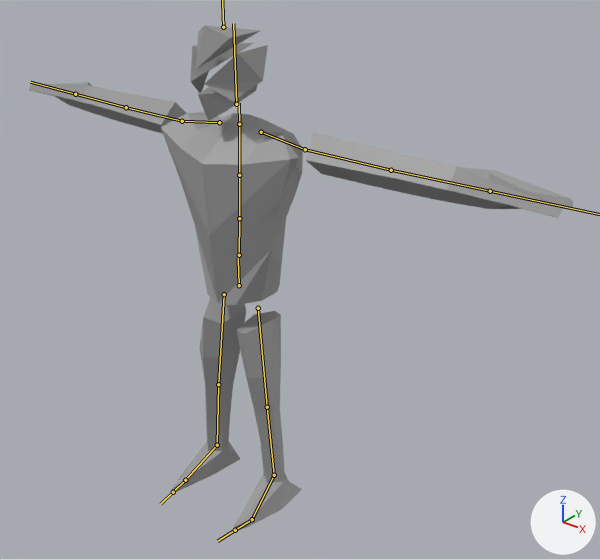
The glTF model glb_imports/8164_meshes.glb as it was, and as the next commit left it.
Rendered twice from a 50 mm lens placed at (24.1, -25.8, 29.6), pointed at (3.8, -0.4, 13.8). Arrows for +X, +Y and +Z are at lower right; the lights stay in place. The bones that bend it are drawn over the model as lines.

Names of what the first picture shows: 'Body.001'.
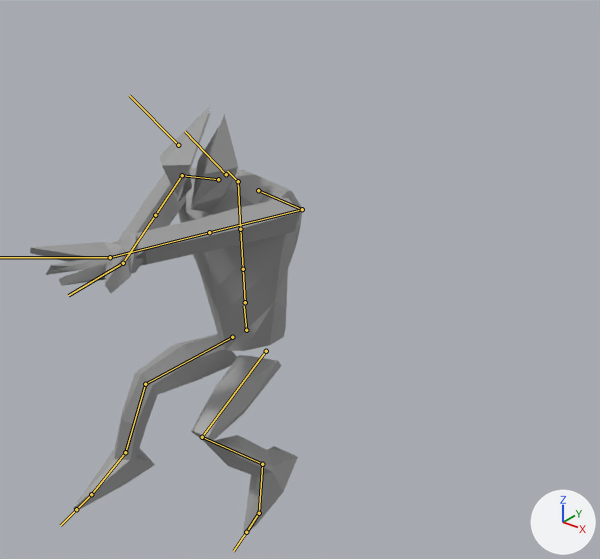
The newer file adds an action. The first version stands in its rest pose; the second is drawn at frame 2 of the action 'TriangleVolcano'.

Where the change shows, as pixel boxes [x1, y1, x2, y2] in the pictures (600 x 559 px):
```json
{"object": "Body.001", "change": "posed", "before": [29, 25, 573, 531], "after": [30, 105, 302, 533], "on screen": "50% narrower, 15% shorter"}
{"bone": "mixamorig:Hips", "before": "(239, 285) to (238, 258)", "after": "(246, 330) to (244, 306)"}
{"bone": "mixamorig:Neck", "before": "(239, 124) to (239, 103)", "after": "(238, 181) to (227, 171)"}
{"bone": "mixamorig:LeftArm", "before": "(305, 149) to (391, 170)", "after": "(302, 209) to (209, 232)"}
{"bone": "mixamorig:LeftForeArm", "before": "(391, 170) to (490, 191)", "after": "(209, 232) to (110, 257)"}
{"bone": "mixamorig:RightArm", "before": "(182, 121) to (126, 107)", "after": "(182, 175) to (155, 215)"}
{"bone": "mixamorig:RightForeArm", "before": "(126, 107) to (75, 94)", "after": "(155, 215) to (123, 263)"}
{"bone": "mixamorig:RightHand", "before": "(75, 94) to (30, 82)", "after": "(123, 263) to (68, 295)"}
{"bone": "mixamorig:LeftUpLeg", "before": "(258, 308) to (267, 407)", "after": "(266, 351) to (202, 437)"}
{"bone": "mixamorig:LeftLeg", "before": "(267, 407) to (274, 475)", "after": "(202, 437) to (262, 464)"}
{"bone": "mixamorig:LeftFoot", "before": "(274, 475) to (252, 519)", "after": "(262, 464) to (259, 513)"}
{"bone": "mixamorig:RightUpLeg", "before": "(224, 294) to (218, 384)", "after": "(232, 337) to (145, 384)"}
{"bone": "mixamorig:RightLeg", "before": "(218, 384) to (217, 445)", "after": "(145, 384) to (125, 452)"}
{"bone": "mixamorig:RightFoot", "before": "(217, 445) to (185, 480)", "after": "(125, 452) to (91, 494)"}
```

The change, as JSON lines over the scene's bpy script:
```json
{"block": "bone_mixamorig_hips", "where": "bone_mixamorig_hips = bpy.data.objects['Armature'].pose.bones['mixamorig:Hips']"}
{"op": "set", "path": "bone_mixamorig_hips.location", "old": "(0.0, 0.0, 0.0)", "new": "(0.0, -2.58, -0.41)"}
{"op": "set", "path": "bone_mixamorig_hips.rotation_quaternion", "old": "(1.0, 0.0, 0.0, 0.0)", "new": "(0.999, 0.043, 0.0, 0.0)", "note": "degrees (0, 0, 0) -> degrees (5, 0, 0)"}
{"block": "bone_mixamorig_neck", "where": "bone_mixamorig_neck = bpy.data.objects['Armature'].pose.bones['mixamorig:Neck']  # child of 'mixamorig:Spine2'"}
{"op": "set", "path": "bone_mixamorig_neck.rotation_quaternion", "old": "(1.0, 0.0, 0.0, 0.0)", "new": "(0.944, 0.329, 0.0, 0.0)", "note": "degrees (0, 0, 0) -> degrees (38, 0, 0)"}
{"block": "bone_mixamorig_leftarm", "where": "bone_mixamorig_leftarm = bpy.data.objects['Armature'].pose.bones['mixamorig:LeftArm']  # child of 'mixamorig:LeftShoulder'"}
{"op": "set", "path": "bone_mixamorig_leftarm.rotation_quaternion", "old": "(1.0, 0.0, 0.0, 0.0)", "new": "(0.402, 0.565, -0.282, 0.663)", "note": "degrees (0, 0, 0) -> degrees (22, -77, 100)"}
{"block": "bone_mixamorig_leftforearm", "where": "bone_mixamorig_leftforearm = bpy.data.objects['Armature'].pose.bones['mixamorig:LeftForeArm']  # child of 'mixamorig:LeftArm'"}
{"op": "set", "path": "bone_mixamorig_leftforearm.rotation_quaternion", "old": "(1.0, 0.0, 0.0, 0.0)", "new": "(1.0, 0.012, 0.0, 0.003)", "note": "degrees (0, 0, 0) -> degrees (1, 0, 0)"}
{"block": "bone_mixamorig_lefthand", "where": "bone_mixamorig_lefthand = bpy.data.objects['Armature'].pose.bones['mixamorig:LeftHand']  # child of 'mixamorig:LeftForeArm'"}
{"op": "set", "path": "bone_mixamorig_lefthand.rotation_quaternion", "old": "(1.0, 0.0, 0.0, 0.0)", "new": "(0.731, -0.137, 0.665, 0.066)", "note": "degrees (0, 0, 0) -> degrees (-55, 82, -39)"}
{"block": "bone_mixamorig_rightarm", "where": "bone_mixamorig_rightarm = bpy.data.objects['Armature'].pose.bones['mixamorig:RightArm']  # child of 'mixamorig:RightShoulder'"}
{"op": "set", "path": "bone_mixamorig_rightarm.rotation_quaternion", "old": "(1.0, 0.0, 0.0, 0.0)", "new": "(0.398, 0.567, 0.28, -0.664)", "note": "degrees (0, 0, 0) -> degrees (22, 78, -101)"}
{"block": "bone_mixamorig_rightforearm", "where": "bone_mixamorig_rightforearm = bpy.data.objects['Armature'].pose.bones['mixamorig:RightForeArm']  # child of 'mixamorig:RightArm'"}
{"op": "set", "path": "bone_mixamorig_rightforearm.rotation_quaternion", "old": "(1.0, 0.0, 0.0, 0.0)", "new": "(1.0, 0.012, 0.0, 0.002)", "note": "degrees (0, 0, 0) -> degrees (1, 0, 0)"}
{"block": "bone_mixamorig_righthand", "where": "bone_mixamorig_righthand = bpy.data.objects['Armature'].pose.bones['mixamorig:RightHand']  # child of 'mixamorig:RightForeArm'"}
{"op": "set", "path": "bone_mixamorig_righthand.rotation_quaternion", "old": "(1.0, 0.0, 0.0, 0.0)", "new": "(0.724, -0.129, -0.677, -0.034)", "note": "degrees (0, 0, 0) -> degrees (-70, -81, 57)"}
{"block": "bone_mixamorig_leftupleg", "where": "bone_mixamorig_leftupleg = bpy.data.objects['Armature'].pose.bones['mixamorig:LeftUpLeg']  # child of 'mixamorig:Hips'"}
{"op": "set", "path": "bone_mixamorig_leftupleg.rotation_quaternion", "old": "(1.0, 0.0, 0.0, 0.0)", "new": "(0.817, 0.564, 0.09, 0.077)", "note": "degrees (0, 0, 0) -> degrees (70, 3, 13)"}
{"block": "bone_mixamorig_leftleg", "where": "bone_mixamorig_leftleg = bpy.data.objects['Armature'].pose.bones['mixamorig:LeftLeg']  # child of 'mixamorig:LeftUpLeg'"}
{"op": "set", "path": "bone_mixamorig_leftleg.rotation_quaternion", "old": "(1.0, 0.0, 0.0, 0.0)", "new": "(0.585, -0.811, -0.003, 0.002)", "note": "degrees (0, 0, 0) -> degrees (-108, 0, 0)"}
{"block": "bone_mixamorig_leftfoot", "where": "bone_mixamorig_leftfoot = bpy.data.objects['Armature'].pose.bones['mixamorig:LeftFoot']  # child of 'mixamorig:LeftLeg'"}
{"op": "set", "path": "bone_mixamorig_leftfoot.rotation_quaternion", "old": "(1.0, 0.0, 0.0, 0.0)", "new": "(0.992, 0.001, -0.046, -0.12)", "note": "degrees (0, 0, 0) -> degrees (1, -5, -14)"}
{"block": "bone_mixamorig_rightupleg", "where": "bone_mixamorig_rightupleg = bpy.data.objects['Armature'].pose.bones['mixamorig:RightUpLeg']  # child of 'mixamorig:Hips'"}
{"op": "set", "path": "bone_mixamorig_rightupleg.rotation_quaternion", "old": "(1.0, 0.0, 0.0, 0.0)", "new": "(0.712, 0.698, 0.002, -0.076)", "note": "degrees (0, 0, 0) -> degrees (89, 6, -6)"}
{"block": "bone_mixamorig_rightleg", "where": "bone_mixamorig_rightleg = bpy.data.objects['Armature'].pose.bones['mixamorig:RightLeg']  # child of 'mixamorig:RightUpLeg'"}
{"op": "set", "path": "bone_mixamorig_rightleg.rotation_quaternion", "old": "(1.0, 0.0, 0.0, 0.0)", "new": "(0.816, -0.578, 0.002, -0.003)", "note": "degrees (0, 0, 0) -> degrees (-71, 0, 0)"}
{"block": "bone_mixamorig_rightfoot", "where": "bone_mixamorig_rightfoot = bpy.data.objects['Armature'].pose.bones['mixamorig:RightFoot']  # child of 'mixamorig:RightLeg'"}
{"op": "set", "path": "bone_mixamorig_rightfoot.rotation_quaternion", "old": "(1.0, 0.0, 0.0, 0.0)", "new": "(0.982, -0.18, 0.012, 0.064)", "note": "degrees (0, 0, 0) -> degrees (-21, 3, 7)"}
```
